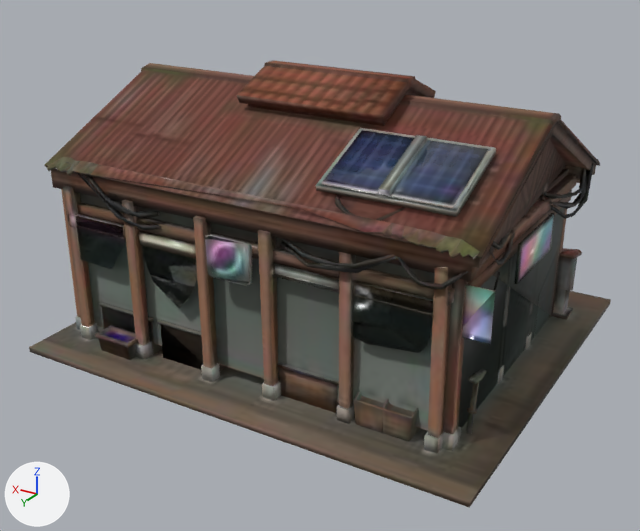
The glTF model game/models/env/wet_market.glb: old version first, new version second.
Camera for both pictures: a 50 mm camera at (-14.2, 24.8, 14.7) aimed at (0.0, 1.1, 2.9). The lights are fixed; the arrows at lower left show +X, +Y and +Z. The older version comes first. Vertices at exactly the same position are counted once.

Script lines for the objects in view, before the commit:
```python
ob_body = bpy.data.objects.new('Body', me_mesh_0)
ob_body.location = (0.0, 0.0, 0.0)
ob_glow = bpy.data.objects.new('Glow', me_mesh_1)
ob_glow.location = (0.0, 0.0, 0.0)
# me_mesh_1
# before: 0 (1.11, 5.62, 4.13), 1 (0.95, 5.62, 5.29) at pixel (212, 233), 2 (-0.3, 5.62, 5.29) at pixel (247, 242), 3 (-0.45, 5.78, 4.13) at pixel (250, 282), 4 (1.11, 5.78, 5.17) at pixel (205, 238)
# before: 5 (0.95, 5.78, 3.98) at pixel (211, 276), 6 (-0.3, 5.78, 5.29) at pixel (244, 243)
```
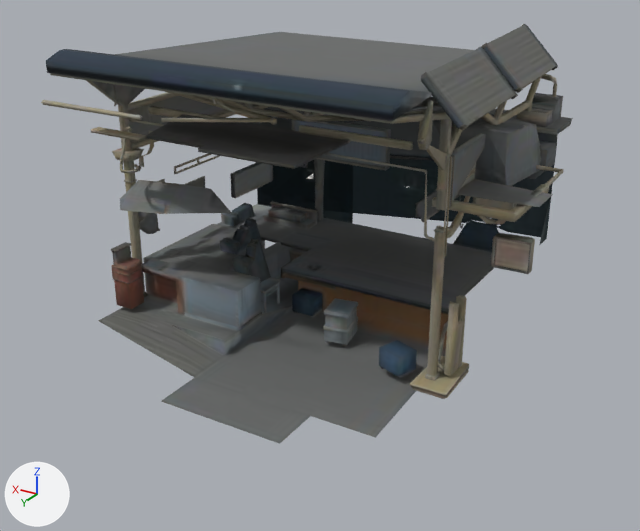
Boxes (x1, y1, x2, y2) around the edits, measured in the pictures (640 x 531 px):
'Body', surface changed, reshaped (9% narrower, 6% shorter): before (29, 60, 611, 508); after (41, 24, 573, 444)
'Glow', surface changed, reshaped (mostly hidden afterwards): before (205, 213, 555, 327); after (306, 174, 409, 188)
part 1 of me_mesh_0, added (brown): after (299, 125, 413, 150)
part 2 of me_mesh_0, added: after (268, 206, 307, 223)
part 3 of me_mesh_0, rebuilt (15% narrower, 28% taller): before (45, 63, 600, 330); after (99, 102, 573, 444)
part 4 of me_mesh_0, deleted: before (29, 135, 611, 508)
part 5 of me_mesh_0, reshaped: before (236, 60, 599, 441); after (41, 24, 564, 399)
part 6 of me_mesh_1, deleted: before (205, 236, 250, 282)
part 7 of me_mesh_1, cut back: before (462, 213, 555, 327)

Edits to the bpy script that builds the scene:
```text
Add img_tripo_image_bbbdce9d_81aa_4f36_8baa_ed0bc80f1b40_0_0:
    img_tripo_image_bbbdce9d_81aa_4f36_8baa_ed0bc80f1b40_0_0 = load_image('tripo_image_bbbdce9d-81aa-4f36-8baa-ed0bc80f1b40_0_0', '_unpacked/tripo_image_bbbdce9d-81aa-4f36-8baa-ed0bc80f1b40_0_0', 512, 512, 'sRGB')
Change mat_body:
    remove # nodes: BsdfPrincipled, NormalMap, OutputMaterial, SeparateColor, TexImage x4
    remove # uses the picture img_color_92abbeed_34c0_4cd4_9769_9b73fd1f8a53
    remove # uses the picture img_normalgl_92abbeed_34c0_4cd4_9769_9b73fd1f8a53
    remove # uses the picture img_orm_92abbeed_34c0_4cd4_9769_9b73fd1f8a53
    nodes: BsdfPrincipled, OutputMaterial, TexImage x2
    uses the picture img_tripo_image_bbbdce9d_81aa_4f36_8baa_ed0bc80f1b40_0_0
Change mat_glow:
    remove # nodes: BsdfPrincipled, NormalMap, OutputMaterial, SeparateColor, TexImage x4
    remove # uses the picture img_color_92abbeed_34c0_4cd4_9769_9b73fd1f8a53
    remove # uses the picture img_normalgl_92abbeed_34c0_4cd4_9769_9b73fd1f8a53
    remove # uses the picture img_orm_92abbeed_34c0_4cd4_9769_9b73fd1f8a53
    nodes: BsdfPrincipled, OutputMaterial, TexImage x2
    uses the picture img_tripo_image_bbbdce9d_81aa_4f36_8baa_ed0bc80f1b40_0_0
Change me_mesh_0:
    used by ob_body; location = (0.0, 0.0, 0.0)
    remove me_mesh_0.from_pydata(...)  # 1624 vertices, 2732 faces; spans x -8.0..8.0, y -7.0..7.0, z 0.0..9.3
    add me_mesh_0.from_pydata(...)  # 2048 vertices, 3411 faces; spans x -7.1..7.2, y -7.1..7.1, z 0.0..10.3
    me_mesh_0 part 1: a new loose piece, a box spanning x -3.31..0.61, y 1.23..1.38, z 7.41..7.63, in mat_body
    me_mesh_0 part 2: a new loose piece, a box spanning x 3.7..5.22, y -4.03..-3.5, z 2.17..2.46, in mat_body
    me_mesh_0 part 3: the loose piece of 75 vertices spanning x -7.3..7.7, y -5.4..5.7, z 0.2..8.8 is rebuilt with 189 vertices and now spans x -5.9..6.8, y -6.7..7.1, z 0.0..7.0
    me_mesh_0 part 4: 73 loose pieces with 1123 vertices, spanning x -8.0..8.0, y -7.0..7.0, z 0.0..8.3, are deleted
    me_mesh_0 part 5: 426 vertices removed from x -7.4..7.6, y -5.8..5.5, z 0.2..9.3; 1843 vertices added at x -7.1..7.2, y -7.1..6.5, z 0.0..10.3
Change me_mesh_1:
    used by ob_glow; location = (0.0, 0.0, 0.0)
    verts and faces of me_mesh_1; kept vertices keep their numbers, new ones are numbered from 19
    remove me_mesh_1.from_pydata(...)  # 19 vertices, 9 faces; spans x -7.47..1.11, y -1.11..5.78, z 3.63..5.35
    add me_mesh_1.from_pydata(...)  # 35 vertices, 20 faces; spans x -3.84..4.59, y -5.07..-2.23, z 3.56..7.79
    me_mesh_1 part 6
    add delete_vertices([*range(0, 7)])  # with the faces that use them
    me_mesh_1 part 7
    12 vertices are removed from x -7.47..-6.47, y -1.11..4.93, z 3.63..5.35
    6 faces are deleted
    22 vertices are added at x -3.84..-0.14, y -5.07..-4.76, z 3.57..4.26
    12 new faces join them
    other edits to the shape of me_mesh_1 do not show in these pictures
```
